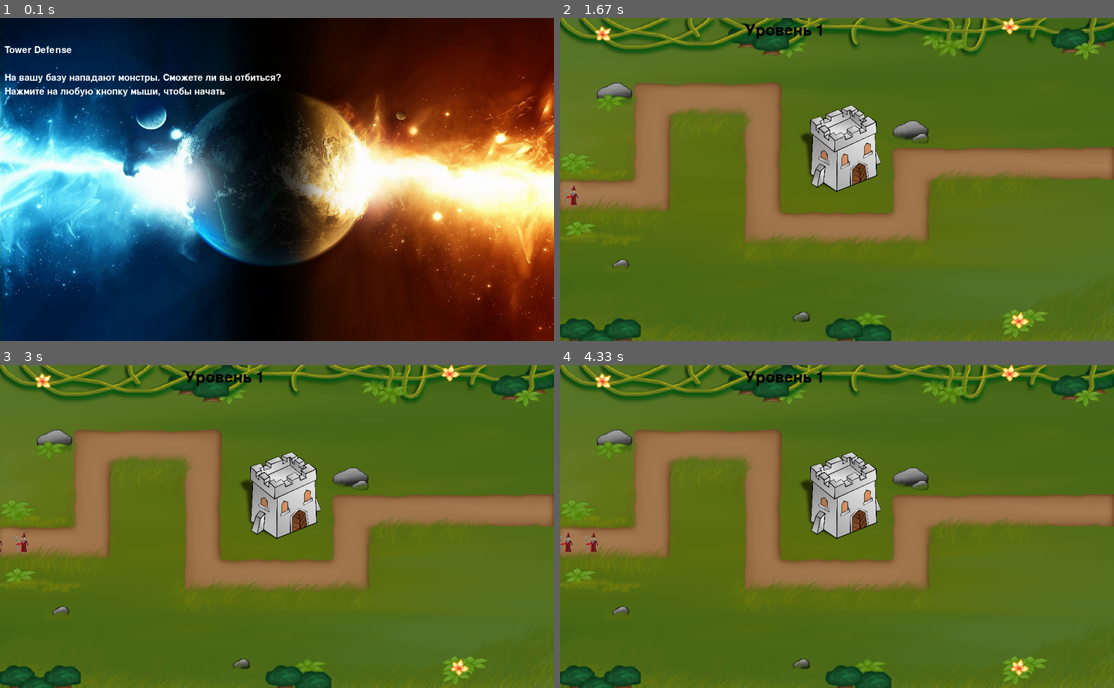
Above: before the commit, frames 1-4 (two rows, left to right).
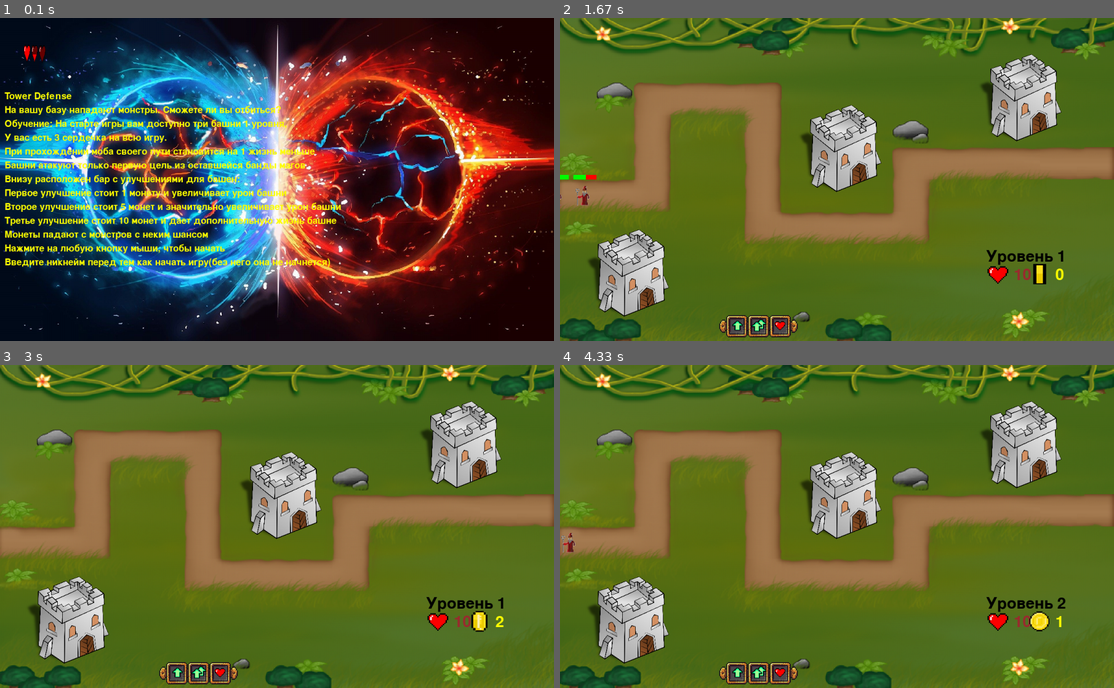
Above: after the commit, the same moments.

Repository: sovamainer/pygame
Game: pygame game, started from Pygame(TD)/mainwindow.py
Two runs of this game, one before a commit and one after it. Both use one fixed random seed, a clock stepped at 60 frames per second and the inputs below.
Inputs (mouse positions are in pixels of both pictures, inside the frame that each line leads up to):
- Up to frame 1 (0.1 s): no input
- Up to frame 2 (1.67 s): tap Enter at 0.33 s; click (842, 202) at 0.72 s; click (781, 324) at 1.05 s
- Up to frame 3 (3 s): click (177, 671) at 2.38 s; click (199, 671) at 2.72 s
- Up to frame 4 (4.33 s): click (737, 671) at 4.05 s

The runs differ from the first frame. In frame 1, 84% of the frame differs, in the area x 0-100%, y 0-100%; in frame 2, 7.5%; in frame 3, 7.4%; in frame 4, 7.5%.

Commit message:
Add files via upload

Diff:
--- a/Pygame(TD)/mainwindow.py
+++ b/Pygame(TD)/mainwindow.py
@@ -1,18 +1,29 @@
 import os
 import sys
+import random
+import sqlite3
+import timeit
 
 import pygame
 
 
 if __name__ == '__main__':
     pygame.init()
+    pygame.font.init()
 
 size = width, height = 1200, 700
 screen = pygame.display.set_mode(size)
 clock = pygame.time.Clock()
-v = 20
-
-all_sprites = pygame.sprite.Group()
+
+
+con = sqlite3.connect("pygame_TD.db")
+cur = con.cursor()
+
+white = pygame.image.load("white_end.jpg")
+white = pygame.transform.scale(white, (1200, 700))
+
+endscreen = pygame.image.load("endscreen.jpg")
+endscreen = pygame.transform.scale(endscreen, (1200, 700))
 
 backg = pygame.image.load("pageTD.png")
 backg = pygame.transform.scale(backg, (1200, 700))
@@ -22,40 +33,115 @@
 tower = pygame.transform.scale(tower, (200, 200))
 screen.blit(tower, (510, 180))
 
+tower1 = pygame.image.load("pngwing.com.png")
+tower1 = pygame.transform.scale(tower1, (200, 200))
+screen.blit(tower1, (50, 450))
+
+tower2 = pygame.image.load("pngwing.com.png")
+tower2 = pygame.transform.scale(tower2, (200, 200))
+screen.blit(tower2, (1100, 194))
+
+upgrade_button = pygame.image.load("upgrade.png")
+upgrade_button = pygame.transform.scale(upgrade_button, (26, 26))
+screen.blit(upgrade_button, (width // 3, height - 25))
+
+hearts = pygame.image.load("hearts.png")
+hearts = pygame.transform.scale(hearts, (50, 50))
+
+little_heart = pygame.image.load("heart1.png")
+little_heart = pygame.transform.scale(little_heart, (26, 26))
+
+heart1 = pygame.image.load("heart1.png")
+heart1 = pygame.transform.scale(heart1, (50, 50))
+
+heart2 = pygame.image.load("heart2.png")
+heart2 = pygame.transform.scale(heart2, (50, 50))
+
+heart3 = pygame.image.load("heart3.png")
+heart3 = pygame.transform.scale(heart3, (50, 50))
+
+upgrade_button_bar = pygame.image.load("upgrade_bar_with_green.png")
+upgrade_button_bar = pygame.transform.scale(upgrade_button_bar, (175, 66))
+
+coins = pygame.image.load("coins.png")
+coins = pygame.transform.scale(coins, (200, 100))
+
+coin1 = pygame.image.load("coin1.png")
+coin1 = pygame.transform.scale(coin1, (50, 50))
+
+coin2 = pygame.image.load("coin2.png")
+coin2 = pygame.transform.scale(coin2, (50, 50))
+
+coin3 = pygame.image.load("coin3.png")
+coin3 = pygame.transform.scale(coin3, (50, 50))
+
+coin4 = pygame.image.load("coin4.png")
+coin4 = pygame.transform.scale(coin4, (50, 50))
+
+coin5 = pygame.image.load("coin5.png")
+coin5 = pygame.transform.scale(coin5, (50, 50))
+
+coin6 = pygame.image.load("coin6.png")
+coin6 = pygame.transform.scale(coin6, (50, 50))
+
+coins_animation = [coin1, coin2, coin3, coin4, coin5, coin6]
+coins_animation_counter = 0
+
+all_sprites = pygame.sprite.Group()
+towers = pygame.sprite.Group()
 unit_sprites = pygame.sprite.Group()
-
-life = 2
-
-count_death_mob = 0
+hearts_s = pygame.sprite.Group()
+coins_s = pygame.sprite.Group()
+
+
+count_death_mob = -1
 level = 1
 
 
 font = pygame.font.Font(None, 50)
 text = font.render(f"Уровень {level}", True, (0, 0, 0))
-text_x = width // 3
-text_y = 10
+text_x = width // 1.3
+text_y = 500
 text_w = text.get_width()
 text_h = text.get_height()
 screen.blit(text, (text_x, text_y))
-
+zapus = False
+start_timer = None
+text_time = None
+max_damage = -1
+need_input = True
+input_text = ''
+nickname = ''
 
 def terminate():
     pygame.quit()
-    sys.exit
+    sys.exit()
 
 
 def start_screen():
-    global start
-    intro_text = ["Tower Defense", "",
+    global running, start_timer, input_text, nickname
+    start_timer = timeit.default_timer()
+    intro_text = ["Tower Defense",
                   "На вашу базу нападают монстры. Сможете ли вы отбиться?",
-                  "Нажмите на любую кнопку мыши, чтобы начать"]
-
-    fon = pygame.transform.scale(load_image('startscreen.jpg'), size)
+                  "Обучение: На старте игры вам доступно три башни 1 уровня,",
+                  f"У вас есть 3 сердечка на всю игру.",
+                  "При прохождении моба своего пути становится на 1 жизнь меньше",
+                  "Башни атакуют только первую цель из оставшейся банды магов",
+                  "Внизу расположен бар с улучшениями для башен:",
+                  "Первое улучшение стоит 1 монету и увеличивает урон башни",
+                  "Второе улучшение стоит 5 монет и значительно увеличивает урон башни",
+                  "Третье улучшение стоит 10 монет и дает дополнительную жизнь башне",
+                  "Монеты падают с монстров с неким шансом",
+                  "Нажмите на любую кнопку мыши, чтобы начать",
+                  "Введите никнейм перед тем как начать игру(без него она не начнется)"]
+
+    fon = pygame.transform.scale(load_image('staartscreen.jpg'), size)
     screen.blit(fon, (0, 0))
     font = pygame.font.Font(None, 30)
-    text_coord = 50
+    text_coord = 150
+    screen.blit(hearts, (50, 50))
     for line in intro_text:
-        string_rendered = font.render(line, True, pygame.Color('white'))
+        string_rendered = font.render(line, True, (255, 255, 0))
         intro_rect = string_rendered.get_rect()
         text_coord += 10
         intro_rect.top = text_coord
@@ -67,10 +153,23 @@
         for event in pygame.event.get():
             if event.type == pygame.QUIT:
                 terminate()
-            elif event.type == pygame.MOUSEBUTTONDOWN:
+            elif event.type == pygame.KEYDOWN and need_input:
+                if event.key == pygame.K_BACKSPACE:
+                    input_text = input_text[:-1]
+                else:
+                    if len(input_text) < 10:
+                        input_text += event.unicode
+                        text_surface = font.render(input_text, False, (255, 255, 0))
+                        screen.blit(text_surface, (100, height - 100))
+
+            elif event.type == pygame.MOUSEBUTTONDOWN and len(input_text) > 0:
+                running = True
+                nickname = input_text
                 return
         pygame.display.flip()
 
+def end_screen():
+    screen.blit(white, (0, 0))
 
 def load_image(name, colorkey=None):
     fullname = os.path.join('data', name)
@@ -88,13 +187,14 @@
     return image
 
 
-class Circle(pygame.sprite.Sprite):
+class Circle():
     image_1 = pygame.transform.scale(pygame.image.load('i.png'), (50, 50))
-    def __init__(self, x, y, r, v, clock):
-        super().__init__(unit_sprites, all_sprites)
+
+    def __init__(self, x, y, health, v, clock):
         self.x = x
         self.y = y
-        self.r = r
+        self.health = health
+        self.health1 = health
         self.v = v
         self.clock = clock
         self.image = Circle.image_1
@@ -102,84 +202,276 @@
         self.true = True
 
     def move(self):
-        global count_death_mob
+        global count_death_mob, damage, life
         if self.true:
             if self.x < 200:
-                self.x += self.v * self.clock.tick() / 250
-                screen.blit(self.image, (int(self.x - 20), int(self.y - 20)))
-            elif self.x > 1200:
+                self.x += self.v * 0.05
+                screen.blit(self.image, (int(self.x - 20), int(self.y - 20)))
+            elif self.x > 1220:
                 count_death_mob += 1
-                print(count_death_mob)
+                damage -= 0.1
+                life -= 1
                 self.true = False
             elif self.y <= 320 and self.x >= 747:
-                self.x += self.v * self.clock.tick() / 250
+                self.x += self.v * 0.05
                 screen.blit(self.image, (int(self.x - 20), int(self.y - 20)))
             elif self.x >= 747:
-                self.y -= self.v * self.clock.tick() / 250
+                self.y -= self.v * 0.05
                 screen.blit(self.image, (int(self.x - 20), int(self.y - 20)))
             elif self.y >= 447:
-                self.x += self.v * self.clock.tick() / 250
+                self.x += self.v * 0.05
                 screen.blit(self.image, (int(self.x - 20), int(self.y - 20)))
             elif self.x >= 433:
-                self.y += self.v * self.clock.tick() / 250
+                self.y += self.v * 0.05
                 screen.blit(self.image, (int(self.x - 20), int(self.y - 20)))
             elif self.y <= 185:
-                self.x += self.v * self.clock.tick() / 250
+                self.x += self.v * 0.05
                 screen.blit(self.image, (int(self.x - 20), int(self.y - 20)))
             elif self.x >= 200:
-                self.y -= self.v * self.clock.tick() / 250
-                screen.blit(self.image, (int(self.x - 20), int(self.y - 20)))
-
-
+                self.y -= self.v * 0.05
+                screen.blit(self.image, (int(self.x - 20), int(self.y - 20)))
+
+            if self.x >= 370 and self.x <= 850 and self.y >= 130 and self.y <= 610:
+                if objects.index(self) == 0:
+                    self.health -= damage
+
+            if self.x >= 0 and self.x <= 370 and self.y >= 320:
+                if objects.index(self) == 0:
+                    self.health -= damage
+
+            if self.x >= 850:
+                if objects.index(self) == 0:
+                    self.health -= damage
+
+    def get_damage(self):
+        global count_death_mob, coins
+        pygame.draw.rect(screen, (0, 255, 0), (self.x - 15, self.y - 40, 50 * self.health / self.health1, 10))
+        if self.health > 0:
+            pygame.draw.rect(screen, (255, 0, 0), (self.x - 15 + 50 - 50 * (self.health1 - self.health) / self.health1, self.y - 40, 50 - 50 * (self.health / self.health1), 10))
+        else:
+            self.true = False
+            count_death_mob += 1
+            objects.remove(self)
+            a = random.randint(1, 3)
+            if a == 1 or a == 3:
+                coins += 1
+
+
+upgrade = 2
 objects = []
-
-level1, level2, level3 = True, False, False
+coins = 0
+damage = 1 * upgrade
+life = 10
+v = 20
+level1, level2, level3, level4, level5, level6 = False, False, False, False, False, False
 
 
 def levels():
     if level1:
+        objects.clear()
+        y = -50
         for i in range(5):
-            objects.append(Circle(-50, 380, 10, v, clock))
+            a = Circle(y - 20, 380, 100, v + 20, clock)
+            objects.append(a)
+            y -= 60
     if level2:
-        for i in range(5):
-            objects.append(Circle(-75, 380, 10, v + 10, clock))
+        objects.clear()
+        y = -75
+        for i in range(7):
+            a = Circle(y - 20, 380, 200, v + 40, clock)
+            objects.append(a)
+            y -= 60
     if level3:
-        for i in range(5):
-            objects.append(Circle(-100, 380, 10, v + 20, clock))
-
-
-levels()
-
-
-def do_function(objects):
-   for object in objects:
-      object.move()
-
-
-a = True
+        objects.clear()
+        y = -100
+        for i in range(9):
+            a = Circle(y - 20, 380, 300, v + 60, clock)
+            objects.append(a)
+            y -= 60
+    if level4:
+        objects.clear()
+        y = -50
+        for i in range(11):
+            a = Circle(y - 20, 380, 400, v + 80, clock)
+            objects.append(a)
+            y -= 60
+    if level5:
+        objects.clear()
+        y = -75
+        for i in range(13):
+            a = Circle(y - 20, 380, 500, v + 90, clock)
+            objects.append(a)
+            y -= 60
+    if level6:
+        objects.clear()
+        y = -100
+        for i in range(15):
+            a = Circle(y - 20, 380, 600, v + 100, clock)
+            objects.append(a)
+            y -= 60
+
+
+def do_function(objects1):
+    for object in objects1:
+        object.move()
+        object.get_damage()
+
+
+running = True
 start_screen()
-running = True
+timer_end = 0
+print(nickname)
 while running:
     screen.blit(backg, (0, 0))
     screen.blit(tower, (510, 180))
+    screen.blit(tower1, (50, 450))
+    screen.blit(tower2, (900, 70))
+    max_damage = max(max_damage, damage)
     for event in pygame.event.get():
-        if event.type == pygame.QUIT or life <= 0:
+        if event.type == pygame.QUIT:
             running = False
-    if count_death_mob == 5:
-        text = font.render(f"Уровень {level + 1}", True, (0, 0, 0))
-        level1 = False
-        level2 = True
-        count_death_mob += 1
-        levels()
-    if count_death_mob == 11:
-        text = font.render(f"Уровень {level + 2}", True, (0, 0, 0))
-        level2 = False
-        level3 = True
-        count_death_mob += 1
-        levels()
-    if count_death_mob == 17:
-        text = font.render(f"Поздравляю вы победили!", True, (0, 0, 0))
-    screen.blit(text, (text_x, text_y))
-    do_function(objects)
+        elif event.type == pygame.MOUSEBUTTONDOWN and life == 0:
+            life = 3
+            count_death_mob = -1
+            upgrade = 2
+            damage = 1 * upgrade
+            level1 = True
+            level2 = False
+            level3 = False
+            level4 = False
+            level5 = False
+            level6 = False
+            text = font.render(f"Уровень {level}", True, (0, 0, 0))
+            text_x = width // 1.3
+            coins = 0
+        elif count_death_mob == 65:
+            timer_end = timeit.default_timer() - start_timer
+            count_death_mob += 1
+        elif event.type == pygame.KEYDOWN and life == 0:
+            if event.key == 27:
+                life = -1
+                timer_end = timeit.default_timer() - start_timer
+        elif event.type == pygame.MOUSEBUTTONDOWN:
+            if event.pos[0] >= 367 and event.pos[0] <= 398 and event.pos[1] >= 653 and event.pos[1] <= 681 \
+                    and count_death_mob != 66:
+                if coins >= 1:
+                    upgrade += 20
+                    damage = upgrade * 1
+                    coins -= 1
+                    max_damage = max(max_damage, damage)
+                else:
+                    max_damage = max(max_damage, damage)
+            elif event.pos[0] >= 415 and event.pos[0] <= 444 and event.pos[1] >= 652 and event.pos[1] <= 683 \
+                    and count_death_mob != 66:
+                if coins >= 5:
+                    upgrade += 5
+                    damage = upgrade * 1
+                    coins -= 5
+                    max_damage = max(max_damage, damage)
+                else:
+                    max_damage = max(max_damage, damage)
+            elif event.pos[0] >= 461 and event.pos[0] <= 491 and event.pos[1] >= 651 and event.pos[1] <= 682 \
+                    and count_death_mob != 66:
+                if coins >= 10:
+                    life += 1
+                    coins -= 10
+                    max_damage = max(max_damage, damage)
+                else:
+                    max_damage = max(max_damage, damage)
+
+    if life > 0:
+        if life >= 3:
+            screen.blit(heart1, (text_x, text_y + 30))
+        elif life == 2:
+            screen.blit(heart2, (text_x, text_y + 30))
+        elif life == 1:
+            screen.blit(heart3, (text_x, text_y + 30))
+
+        screen.blit(upgrade_button_bar, (width // 3.5, height - 60))
+        screen.blit(upgrade_button, (width // 3.23, height - 47))
+        screen.blit(upgrade_button, (width // 2.84, height - 50))
+        screen.blit(upgrade_button, (width // 2.9, height - 45))
+        screen.blit(little_heart, (width // 2.59, height - 47))
+        text_life = font.render(f"{life}", True, (155, 45, 48))
+        screen.blit(text_life, (text_x + 60, text_y + 40))
+        text_coins = font.render(f"{coins}", True, (255, 255, 0))
+        screen.blit(text_coins, (text_x + 150, text_y + 40))
+
+        if coins_animation_counter == 36:
+            coins_animation_counter = 0
+        screen.blit(coins_animation[coins_animation_counter // 6], (text_x + 90, text_y + 30))
+        coins_animation_counter += 1
+
+        if count_death_mob == -1:
+            count_death_mob += 1
+            level1 = True
+            levels()
+        if count_death_mob == 5:
+            text = font.render(f"Уровень {level + 1}", True, (0, 0, 0))
+            level1 = False
+            level2 = True
+            count_death_mob += 1
+            damage = 1 * upgrade
+            levels()
+        if count_death_mob == 13:
+            text = font.render(f"Уровень {level + 2}", True, (0, 0, 0))
+            level2 = False
+            level3 = True
+            count_death_mob += 1
+            damage = 1 * upgrade
+            levels()
+        if count_death_mob == 23:
+            text = font.render(f"Уровень {level + 3}", True, (0, 0, 0))
+            level3 = False
+            level4 = True
+            count_death_mob += 1
+            damage = 1 * upgrade
+            levels()
+        if count_death_mob == 35:
+            text = font.render(f"Уровень {level + 4}", True, (0, 0, 0))
+            level4 = False
+            level5 = True
+            count_death_mob += 1
+            damage = 1 * upgrade
+            levels()
+        if count_death_mob == 49:
+            text = font.render(f"Уровень {level + 5}", True, (0, 0, 0))
+            level5 = False
+            level6 = True
+            count_death_mob += 1
+            damage = 1 * upgrade
+            levels()
+        if count_death_mob == 66:
+            text = font.render(f"""Вы победили!""", True, (0, 0, 0))
+            text4 = font.render(f"""Максимальный урон {max_damage}""", True, (0, 0, 0))
+            text3 = font.render(f"""Текущее время прохождения {round(timer_end, 3)}""", True, (255, 255, 255))
+            text_x = width // 3
+            print(timer_end)
+            screen.blit(text4, (width // 4.5, 600))
+            screen.blit(text3, (width // 4.5, 100))
+        screen.blit(text, (text_x, text_y))
+        do_function(objects)
+    elif life == -1:
+        text3 = font.render(f"""Текущее время прохождения {round(timer_end, 3)}""", True, (255, 255, 255))
+        text4 = font.render(f"""Максимальный урон {max_damage}""", True, (255, 255, 255))
+        pygame.draw.rect(screen, (255, 255, 255), (200, 150, 100, 50))
+        screen.blit(endscreen, (0, 0))
+        screen.blit(text3, (width // 4.5, 500))
+        screen.blit(text4, (width // 4.5, 550))
+        for event in pygame.event.get():
+            if event.type == pygame.QUIT:
+                running = False
+    else:
+        for event in pygame.event.get():
+            if event.type == pygame.QUIT:
+                running = False
+        text = font.render(f"""Вы проиграли!""", True, (0, 0, 0))
+        text1 = font.render(f"""Кликните, чтобы начать заново""", True, (0, 0, 0))
+        text2 = font.render(f"""Нажмите ESC, чтобы закончить игру""", True, (0, 0, 0))
+        text_x = width // 3
+        screen.blit(text2, (text_x, text_y + 80))
+        screen.blit(text1, (text_x, text_y + 40))
+        screen.blit(text, (text_x, text_y))
     pygame.display.flip()
+cur.execute(f'INSERT INTO Data_player(passage_time, nickname) VALUES("{round(timer_end, 3)}", "{nickname}")')
 pygame.quit()
Binary file added: Pygame(TD)/coin1.png
Binary file added: Pygame(TD)/coin2.png
Binary file added: Pygame(TD)/coin3.png
Binary file added: Pygame(TD)/coin4.png
Binary file added: Pygame(TD)/coin5.png
Binary file added: Pygame(TD)/coin6.png
Binary file added: Pygame(TD)/coins.png
Binary file added: Pygame(TD)/data/staartscreen.jpg
Binary file added: Pygame(TD)/endscreen.jpg
Binary file added: Pygame(TD)/heart1.png
Binary file added: Pygame(TD)/heart2.png
Binary file added: Pygame(TD)/heart3.png
(and 8 more such lines)
